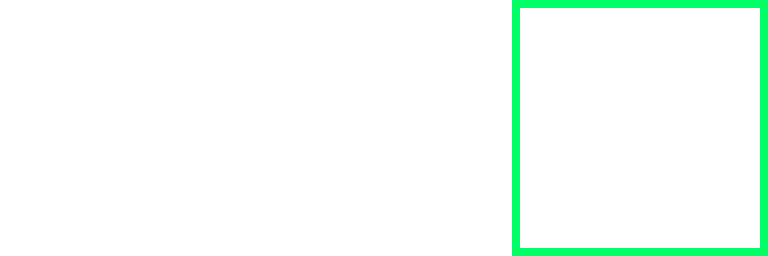
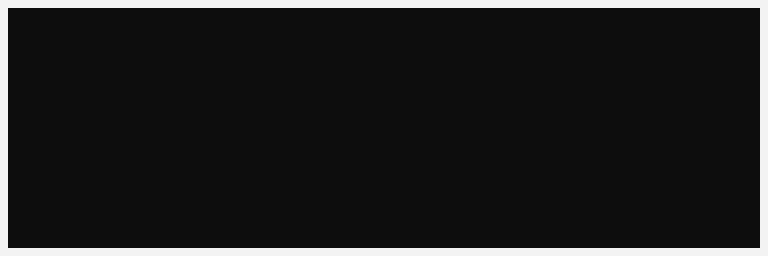
Before/after of a 768x256 layered artwork. What changed in the layer stack:
added layer "Layer 7" above "Layer 5" over [0,0,768,256]
hid "Layer 5" over [0,0,768,256]
